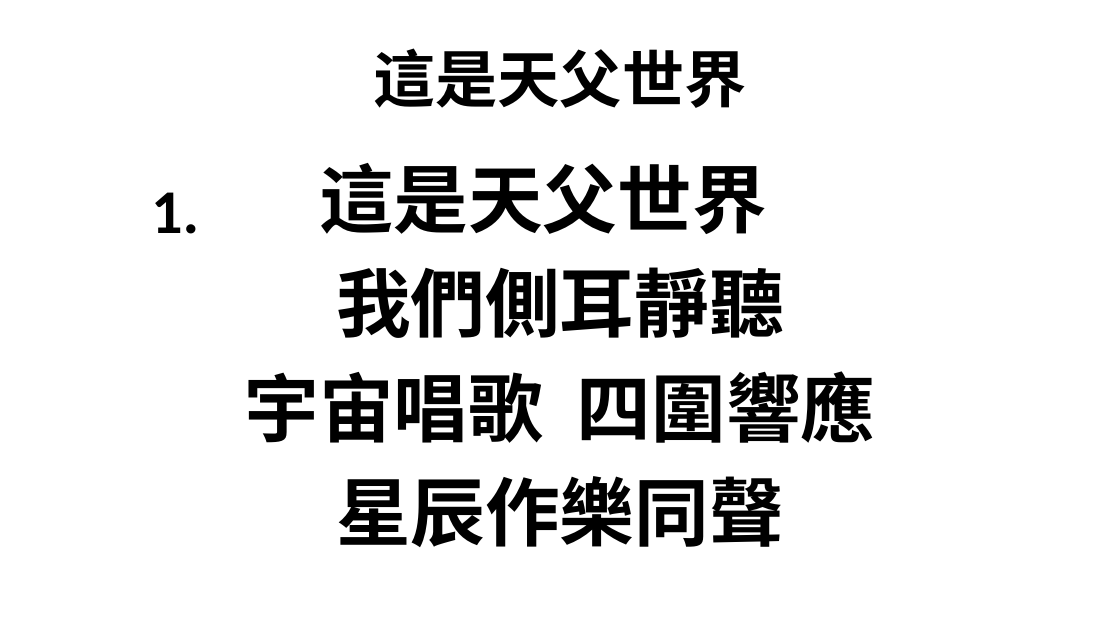
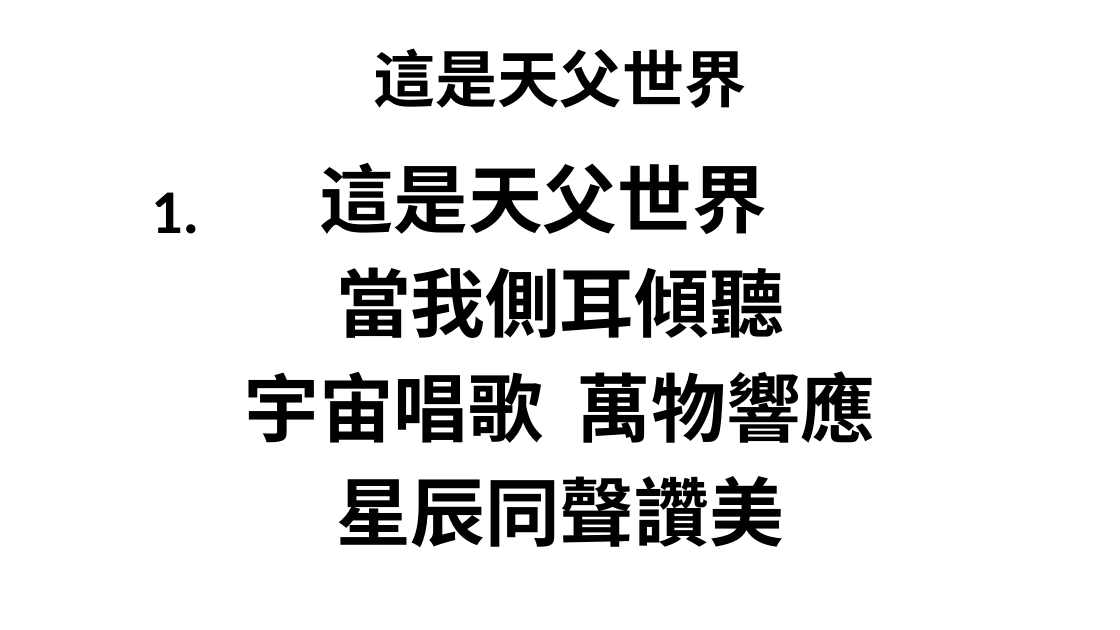
Before and after one commit to batisuoc/bible-school, a slide deck: slide 1 of 2020/10月.pptx. Drawn at 1120x630 pixels with LibreOffice and Linux fonts; fonts in the diff are those of the drawing; background and template pictures are left out. Boxes give left, top, right and bottom in pixels: in the first picture for what was removed or moved away, otherwise in the second. Text is boxed around its words. In the diff, an @@ line names an element or a change of style, - is before the commit and + after.

```diff
--- a/2020/10月.pptx
+++ b/2020/10月.pptx
@@ text at [244, 267, 876, 547]: text changed @@
-我們側耳靜聽
-宇宙唱歌 四圍響應
-星辰作樂同聲
+當我側耳傾聽
+宇宙唱歌 萬物響應
+星辰同聲讚美
```
Also in this commit, not shown: 5 other slides changed.
